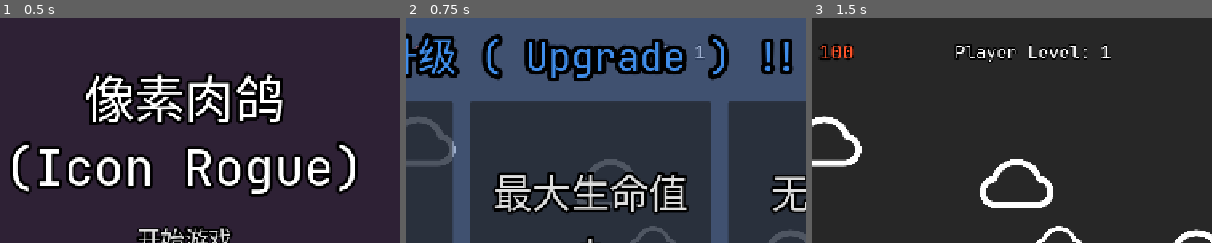
Above: before the commit, frames 1-3 (left to right).
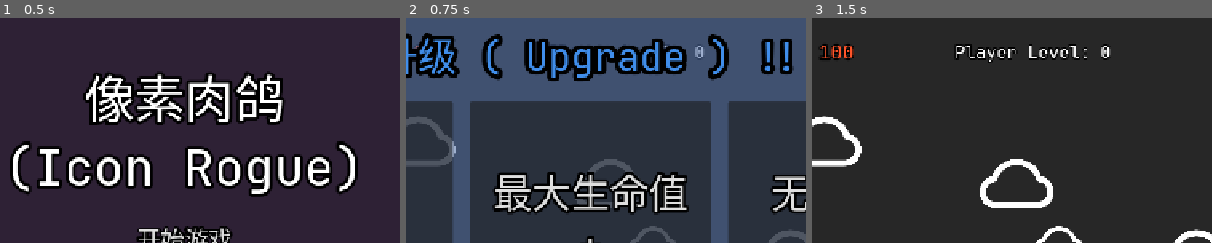
Above: after the commit, the same moments.

Repository: qingzhixing/Icon-Rogue
Game: Godot game, scene res://scene/start_page.tscn
Two runs of this game, one before a commit and one after it. Both use one fixed random seed, a clock stepped at 60 frames per second and the inputs below.
Inputs:
- Up to frame 1 (0.5 s): no input
- Up to frame 2 (0.75 s): click "开始游戏" at 0.5 s
- Up to frame 3 (1.5 s): click "攻速 + 30%" at 1.25 s
The pictures show only the part of the screen within x 27-77%, y 0-50%; the shares and areas given below are measured in that part.

Frame 1 is identical in both runs. In frame 2, less than 0.1% of the frame differs, in the area x 72-75%, y 12-18%; in frame 3, 0.1%, in the area x 72-75%, y 12-19%.

Commit message:
⌨️更新Entity块UML图，准备开始重构

Diff:
--- a/prefabs/sprite/entity/player/player.tscn
+++ b/prefabs/sprite/entity/player/player.tscn
@@ -24,7 +24,6 @@
 [node name="EntityData" type="Node" parent="."]
 script = ExtResource("2_hcyir")
 knockback_velocity = Vector2(400, -300)
-invincible = true
 
 [node name="CollisionShape2D" type="CollisionShape2D" parent="."]
 shape = SubResource("CapsuleShape2D_i8ryp")
--- a/script/entity/player/player_controller.gd
+++ b/script/entity/player/player_controller.gd
@@ -43,7 +43,6 @@
 func level_upgrade():
 	level += 1;
 	hover_ui.update_player_health_display(entity_data);
-	hover_ui.update_player_level(level);
 
 func respawn():
 	entity_data.health = entity_data.max_health;
Binary file added: doc/entity system.drawio.png
Not shown, added: doc/entity system.drawio.png.import
